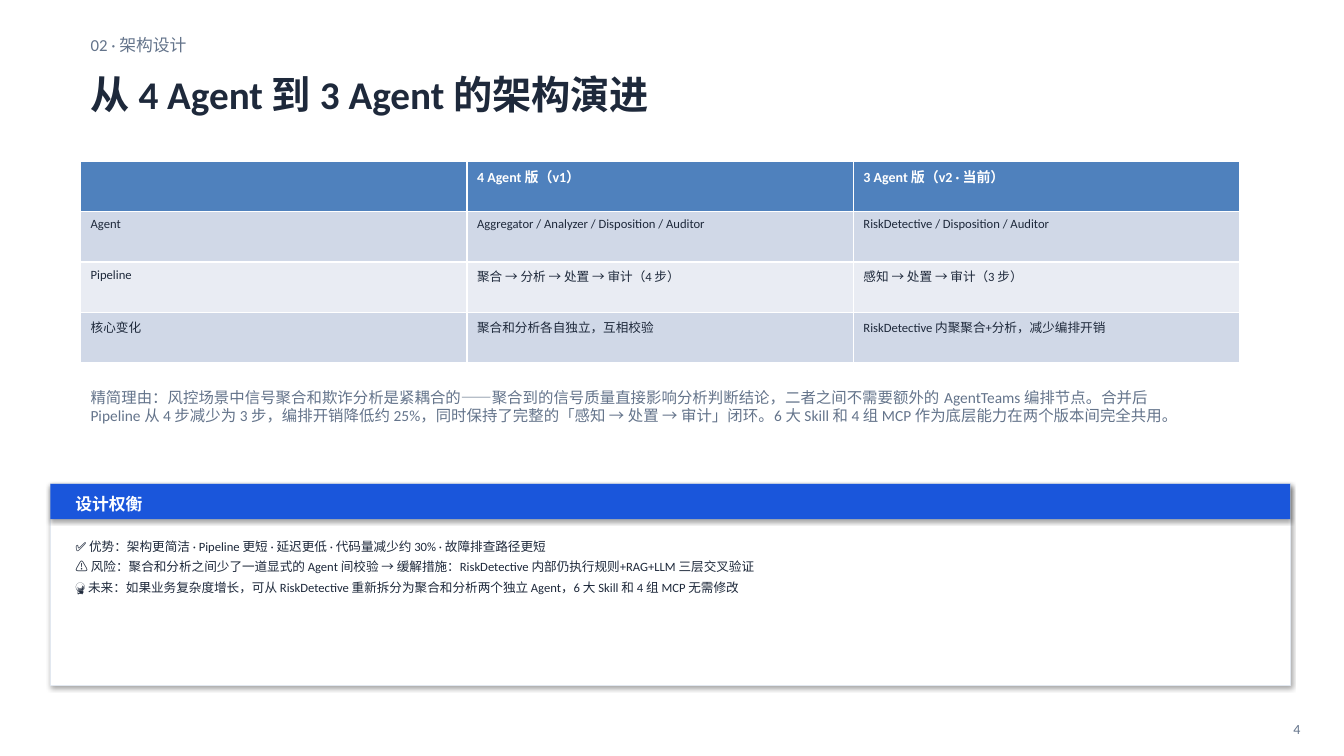
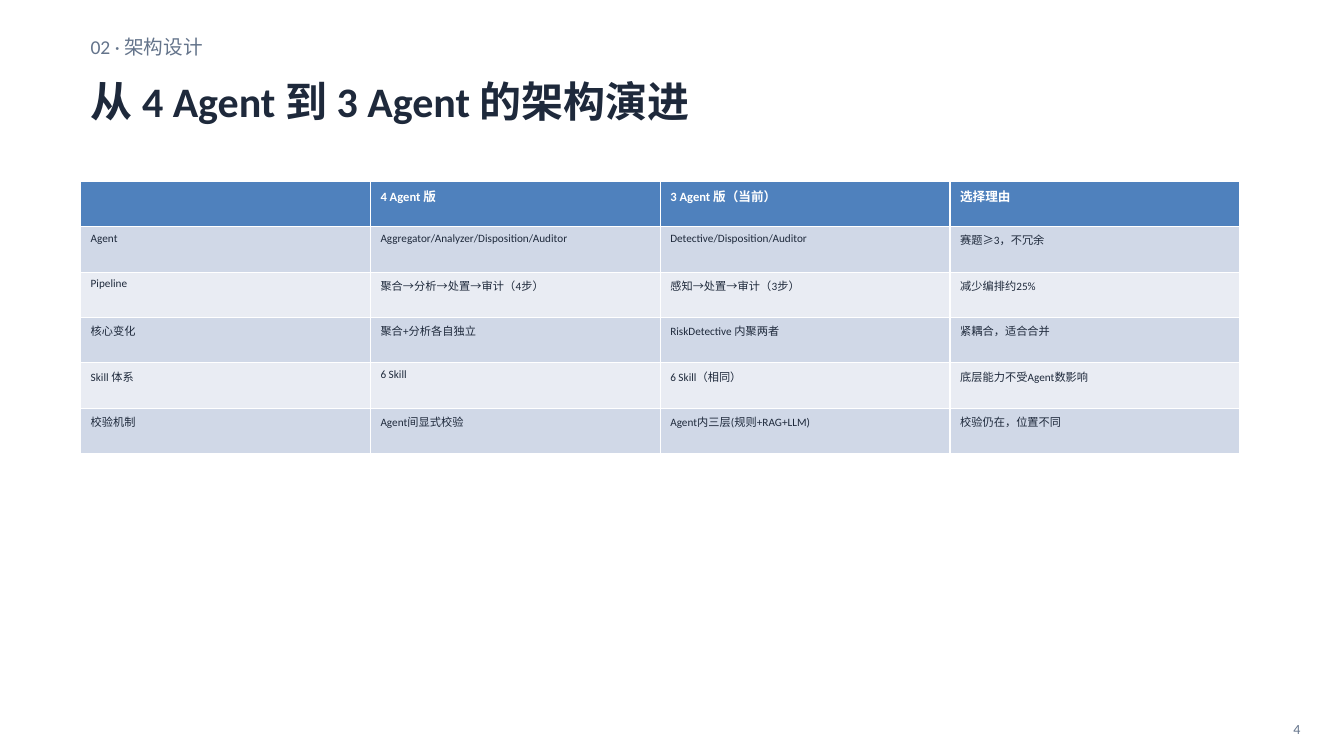
Before and after one commit to 1Adalt/finco-pilot, a slide deck: slide 4 of v2-3agent/FinCopilot初赛方案-3Agent.pptx. Drawn at 1344x756 pixels with LibreOffice and Linux fonts; fonts in the diff are those of the drawing. Boxes give left, top, right and bottom in pixels: in the first picture for what was removed or moved away, otherwise in the second. Text is boxed around its words. In the diff, an @@ line names an element or a change of style, - is before the commit and + after.

```diff
--- a/v2-3agent/FinCopilot初赛方案-3Agent.pptx
+++ b/v2-3agent/FinCopilot初赛方案-3Agent.pptx
@@ text "02 · 架构设计" at (91, 37, 202, 56): size 12 to 14 pt @@
@@ text "从 4 Agent 到 3 ..." at (91, 81, 690, 124): size 28 to 30 pt @@
@@ table at (81, 181, 1242, 454) @@
- | 4 Agent 版（v1） | 3 Agent 版（v2 · 当前）
-Agent | Aggregator / Analyzer / Disposition / Auditor | RiskDetective / Disposition / Auditor
-Pipeline | 聚合 → 分析 → 处置 → 审计（4 步） | 感知 → 处置 → 审计（3 步）
-核心变化 | 聚合和分析各自独立，互相校验 | RiskDetective 内聚聚合+分析，减少编排开销
+ | 4 Agent 版 | 3 Agent 版（当前） | 选择理由
+Agent | Aggregator/Analyzer/Disposition/Auditor | Detective/Disposition/Auditor | 赛题≥3，不冗余
+Pipeline | 聚合→分析→处置→审计（4步） | 感知→处置→审计（3步） | 减少编排约25%
+核心变化 | 聚合+分析各自独立 | RiskDetective 内聚两者 | 紧耦合，适合合并
+Skill 体系 | 6 Skill | 6 Skill（相同） | 底层能力不受Agent数影响
+校验机制 | Agent间显式校验 | Agent内三层(规则+RAG+LLM) | 校验仍在，位置不同
@@ table: place and size @@
-table at (81, 161, 1239, 363)
+table at (81, 181, 1242, 454)
@@ text removed at (91, 390, 1177, 424) @@
-精简理由：风控场景中信号聚合和欺诈分析是紧耦合的——聚合到的信号质量直接影响分析判断结论，二者之间不需要额外的 AgentTeams 编排节点。合并后 Pipeline 从 4 步减少为 3 步，编排开销降低约 25%，同时保持了完整的「感知 → 处置 → 审计」闭环。6 大 Skill 和 4 组 MCP 作为底层能力在两个版本间完全共用。
@@ rectangle removed at (50, 484, 1291, 686) @@
@@ rectangle removed at (50, 484, 1291, 519) @@
@@ text removed at (75, 495, 142, 512) @@
-设计权衡
@@ text removed at (89, 540, 546, 553) @@
-✅ 优势：架构更简洁 · Pipeline 更短 · 延迟更低 · 代码量减少约 30% · 故障排查路径更短
@@ text removed at (91, 560, 755, 573) @@
-⚠️ 风险：聚合和分析之间少了一道显式的 Agent 间校验 → 缓解措施：RiskDetective 内部仍执行规则+RAG+LLM 三层交叉验证
@@ text removed at (88, 581, 738, 594) @@
-🔮 未来：如果业务复杂度增长，可从 RiskDetective 重新拆分为聚合和分析两个独立 Agent，6 大 Skill 和 4 组 MCP 无需修改
```
Also in this commit, not shown: 13 other slides changed, 5 slides added, 3 slides removed, 2 other files.
